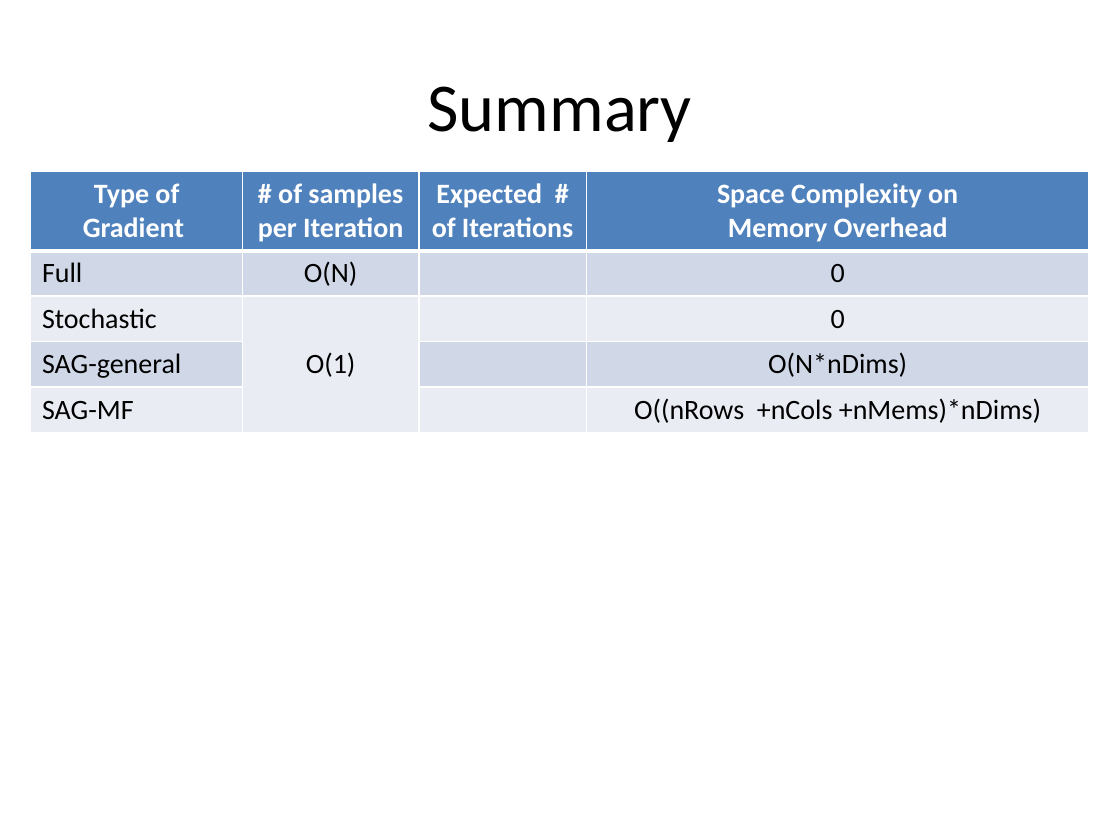
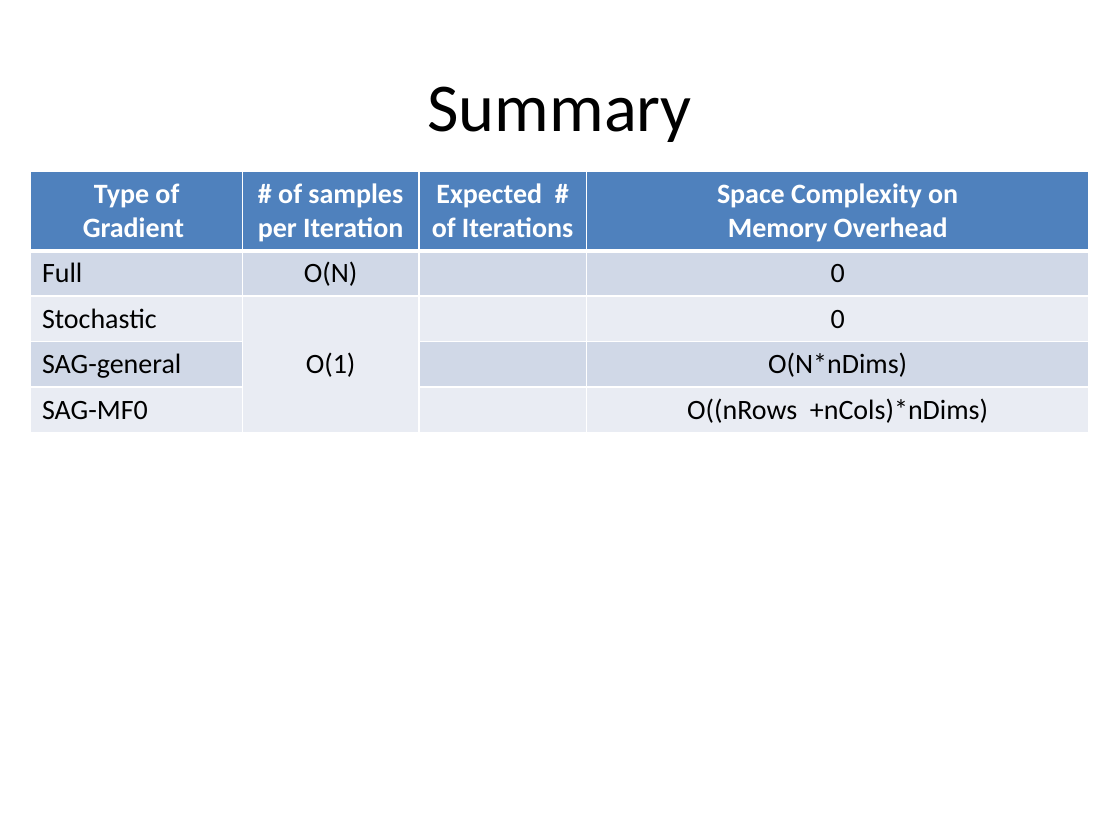
Before and after one commit to jamestklo/MatrixFactorizationMatlab, a slide deck: slide 18 of cs534L-SAGmf.pptx. Drawn at 1120x840 pixels with LibreOffice and Linux fonts; fonts in the diff are those of the drawing. Boxes give left, top, right and bottom in pixels: in the first picture for what was removed or moved away, otherwise in the second. Text is boxed around its words. In the diff, an @@ line names an element or a change of style, - is before the commit and + after.

```diff
--- a/cs534L-SAGmf.pptx
+++ b/cs534L-SAGmf.pptx
@@ table at [31, 171, 1090, 431] @@
-row 5, column 1: SAG-MF
+row 5, column 1: SAG-MF0
-row 5, column 4: O((nRows +nCols +nMems)*nDims)
+row 5, column 4: O((nRows +nCols)*nDims)
```
Also in this commit, not shown: 10 other slides changed, 1 slide removed.
